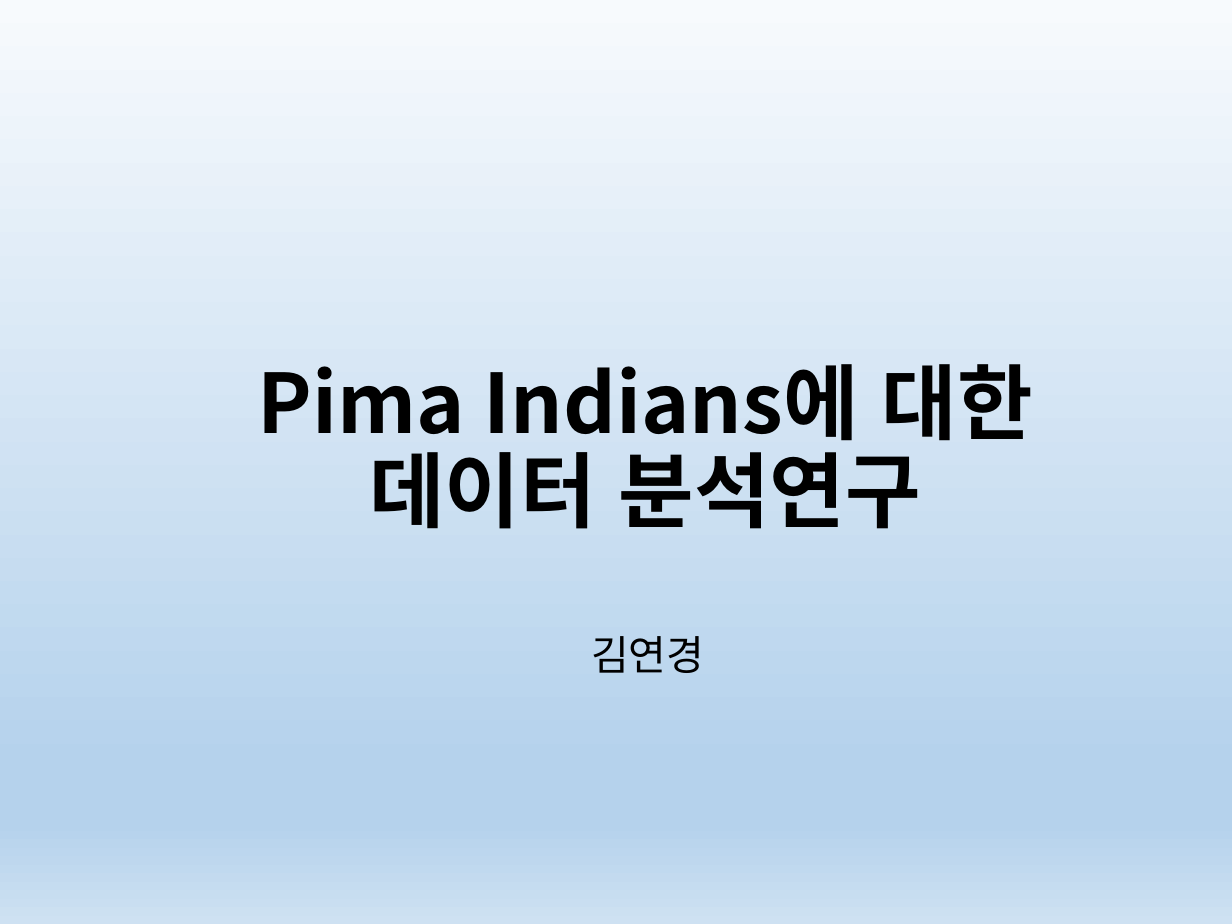
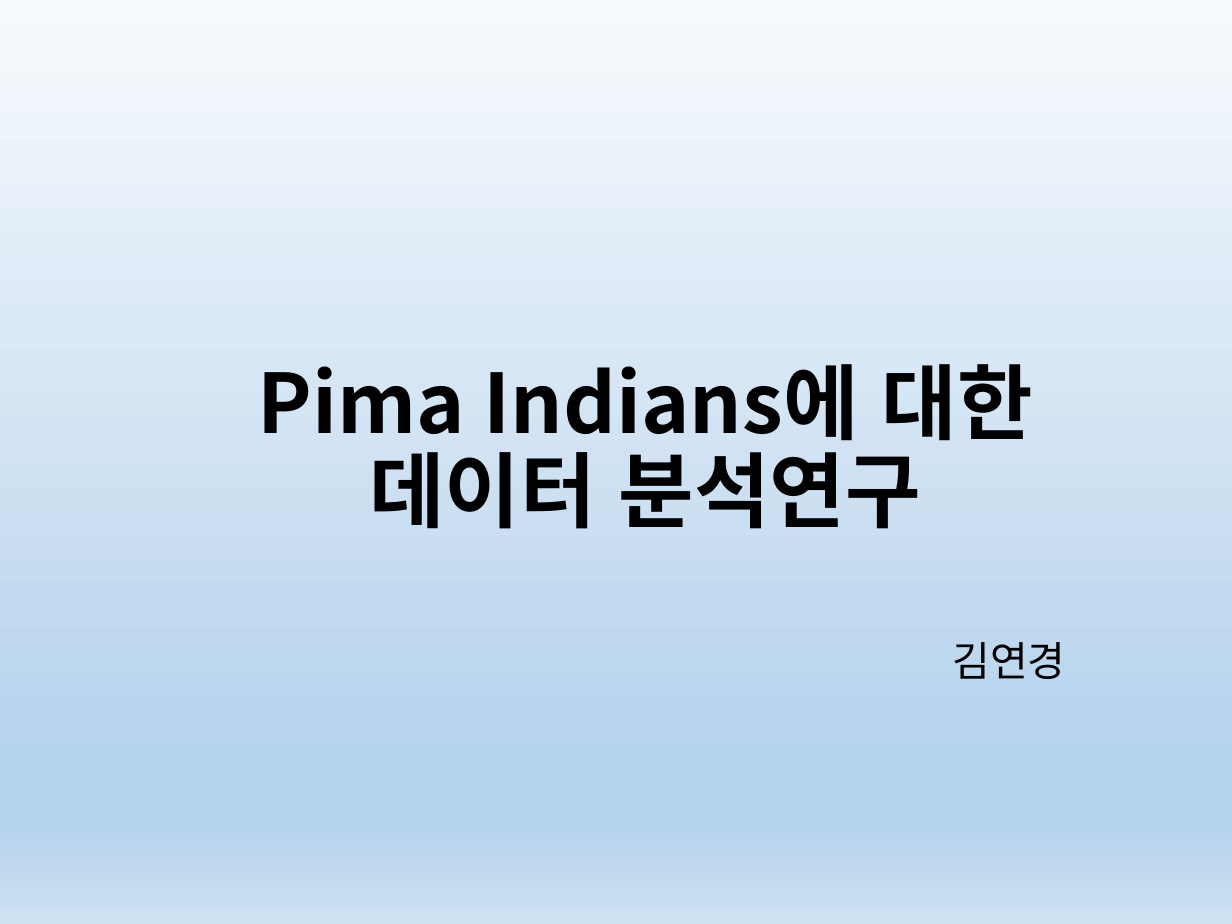
Before and after one commit to yeunkyung/projects, a slide deck: slide 1 of papers/Diabetes_Analysis_ppt_kor.pptx. Drawn at 1232x924 pixels with LibreOffice and Linux fonts; fonts in the diff are those of the drawing. Boxes give left, top, right and bottom in pixels: in the first picture for what was removed or moved away, otherwise in the second. Text is boxed around its words. In the diff, an @@ line names an element or a change of style, - is before the commit and + after.

```diff
--- a/papers/Diabetes_Analysis_ppt_kor.pptx
+++ b/papers/Diabetes_Analysis_ppt_kor.pptx
@@ subtitle "김연경": place and size @@
-subtitle "김연경" at <box>591,636,704,673</box>
+subtitle "김연경" at <box>952,642,1065,679</box>
```
Also in this commit, not shown: 13 other slides changed, 1 other file.
